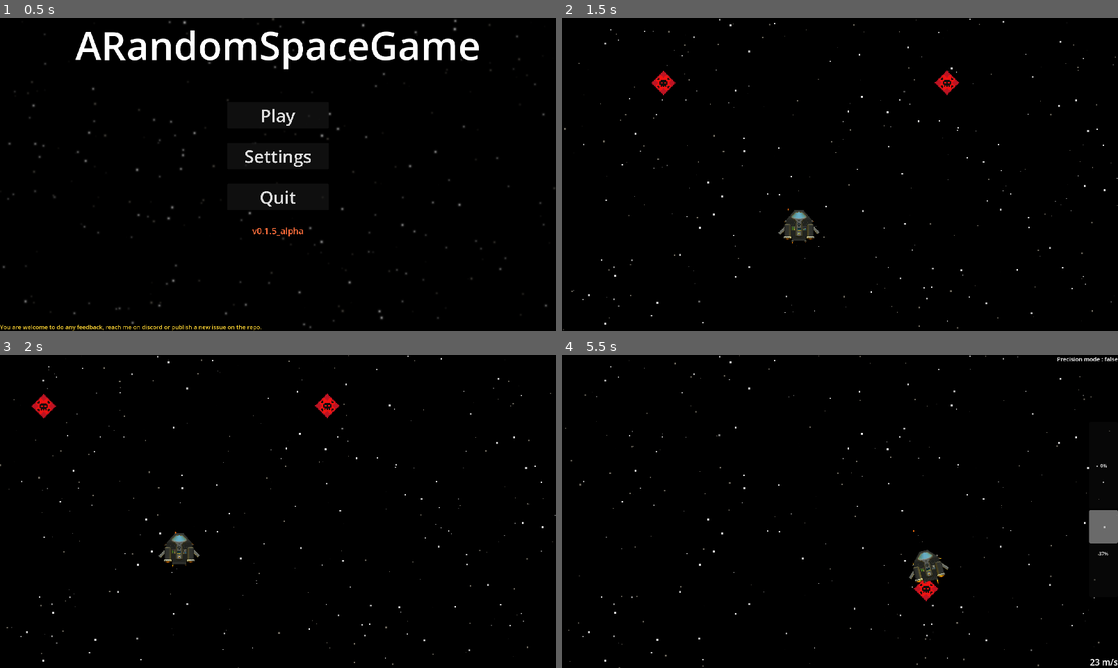
Above: before the commit, frames 1-4 (two rows, left to right).
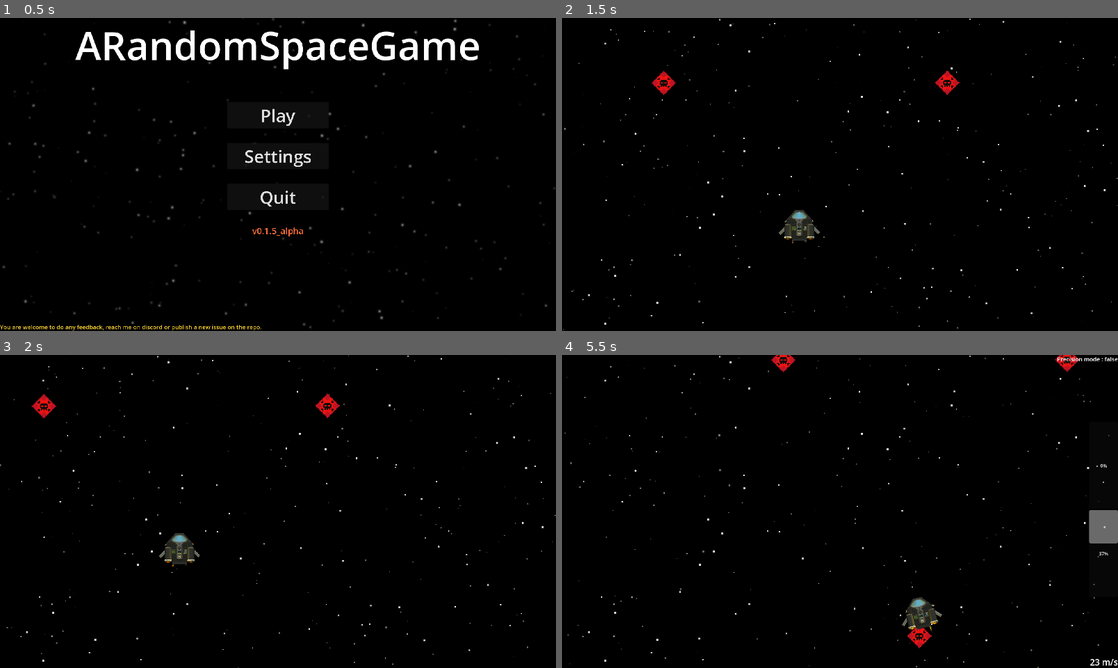
Above: after the commit, the same moments.

Repository: creusator/A_Random_Space_Game
Game: Godot game, scene res://UI/Menus/MainMenu/MainMenu.tscn
Same seed, same stepped clock (60 frames per second), same inputs: the game is played once before the commit and once after it.
Inputs (mouse positions are in pixels of both pictures, inside the frame that each line leads up to):
- Up to frame 1 (0.5 s): no input
- Up to frame 2 (1.5 s): click "Play" at 0.5 s; move the mouse to (962, 158) at 1.27 s; hold D (rotate_right) from 1.28 s (still down); hold F from 1.28 s (still down)
- Up to frame 3 (2 s): keep holding D (rotate_right); keep holding F
- Up to frame 4 (5.5 s): move the mouse to (728, 527) at 2.02 s; release D (rotate_right) at 2.03 s; release F at 2.03 s; hold S (thrust_down) 2.03-2.78 s; right-click (728, 527) at 2.1 s; tap F at 2.3, 3.8, 5.1 s; move the mouse to (895, 442) at 2.77 s; hold D (rotate_right) 2.78-3.53 s; hold F 2.78-3.53 s; tap P (enable_precision_mode_toggle) at 2.85 s; move the mouse to (812, 574) at 3.52 s; hold S (thrust_down) 3.53-4.28 s; tap Mouse wheel up (zoom_in) at 3.6 s; move the mouse to (1006, 558) at 4.27 s; hold F 4.28-5.03 s; hold A (rotate_left) from 4.28 s (still down); tap Mouse wheel down (zoom_out) at 4.35 s; move the mouse to (673, 464) at 5.02 s

Frame 1 is identical in both runs. In frame 2, 0.1% of the frame differs, in the area x 14-100%, y 3-93%; in frame 3, 0.1%; in frame 4, 1.7%, in the area x 0-99%, y 0-100%.

Commit message:
Added global velocity raycast
-Fixing the collision tunneling...

Diff:
--- a/Entities/OnFootEntities/Player/Player.gd
+++ b/Entities/OnFootEntities/Player/Player.gd
@@ -3,5 +3,18 @@
 
 @onready var player_motion_component_2d: PlayerMotionComponent2D = $PlayerMotionComponent2D
 @onready var player_input_component_2d: PlayerInputComponent2D = $PlayerInputComponent2D
+@onready var raycast: RayCast2D = $RayCast2D
 
+var prev_pos:Vector2
+var global_velocity:Vector2
 var sitting: bool = false
+
+func _process(_delta: float) -> void:
+	if Input.is_key_pressed(KEY_F):
+		sitting = !sitting
+
+func _physics_process(_delta: float) -> void:
+	global_rotation = 0.0
+	global_velocity = global_position - prev_pos
+	raycast.target_position = Vector2(global_velocity.x, global_velocity.y)
+	prev_pos = global_position
--- a/Entities/OnFootEntities/Player/Player.tscn
+++ b/Entities/OnFootEntities/Player/Player.tscn
@@ -19,10 +19,12 @@
 script = ExtResource("1_j7lsc")
 
 [node name="CollisionShape2D" type="CollisionShape2D" parent="."]
+visible = false
 rotation = 1.5707964
 shape = SubResource("CapsuleShape2D_ebe24")
 
 [node name="Sprite2D" type="Sprite2D" parent="."]
+visible = false
 light_mask = 0
 texture = ExtResource("1_2xc6r")
 
@@ -47,3 +49,10 @@
 [node name="PlayerMovingState" type="Node" parent="PlayerStateMachine"]
 script = ExtResource("7_ebe24")
 metadata/_custom_type_script = "uid://co14ct2268hg"
+
+[node name="RayCast2D" type="RayCast2D" parent="."]
+target_position = Vector2(0, 0)
+collision_mask = 8
+hit_from_inside = true
+collide_with_areas = true
+collide_with_bodies = false
--- a/Entities/Ships/Template/Managers/InteriorManager.gd
+++ b/Entities/Ships/Template/Managers/InteriorManager.gd
@@ -34,4 +34,5 @@
 
 	if body.get_parent() != target_parent:
 		body.reparent(target_parent)
+		body.owner = target_parent
 		print("→ Joueur déplacé vers : %s" % target_parent.name)
--- a/Scripts/StateMachines/Player/States/PlayerMovingState.gd
+++ b/Scripts/StateMachines/Player/States/PlayerMovingState.gd
@@ -7,13 +7,11 @@
 	var walk_dir: Vector2 = input.get_direction_vector()
 
 	if player.sitting == false:
-		# Vélocité locale (relative au parent)
 		player.velocity = motion.move(walk_dir)
 
-	if abs(player.velocity) > Vector2.ZERO:
-		player.rotation = player.velocity.angle() + PI / 2
+#	if abs(player.velocity) > Vector2.ZERO:
+#		player.rotation = player.velocity.angle() + PI / 2
 
-	# Move and slide suit automatiquement le parent
 	player.move_and_slide()
 
 	if walk_dir == Vector2.ZERO and player.velocity == Vector2.ZERO:
